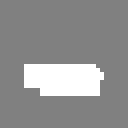
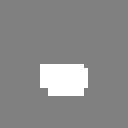
Before/after of a 128x128 layered artwork. What changed in the layer stack:
added layer "Layer 3" above "Layer 5" over [40, 64, 88, 96]
renamed "Layer 2" to "Layer 5", hid it, painted on it over [24, 64, 104, 96]
